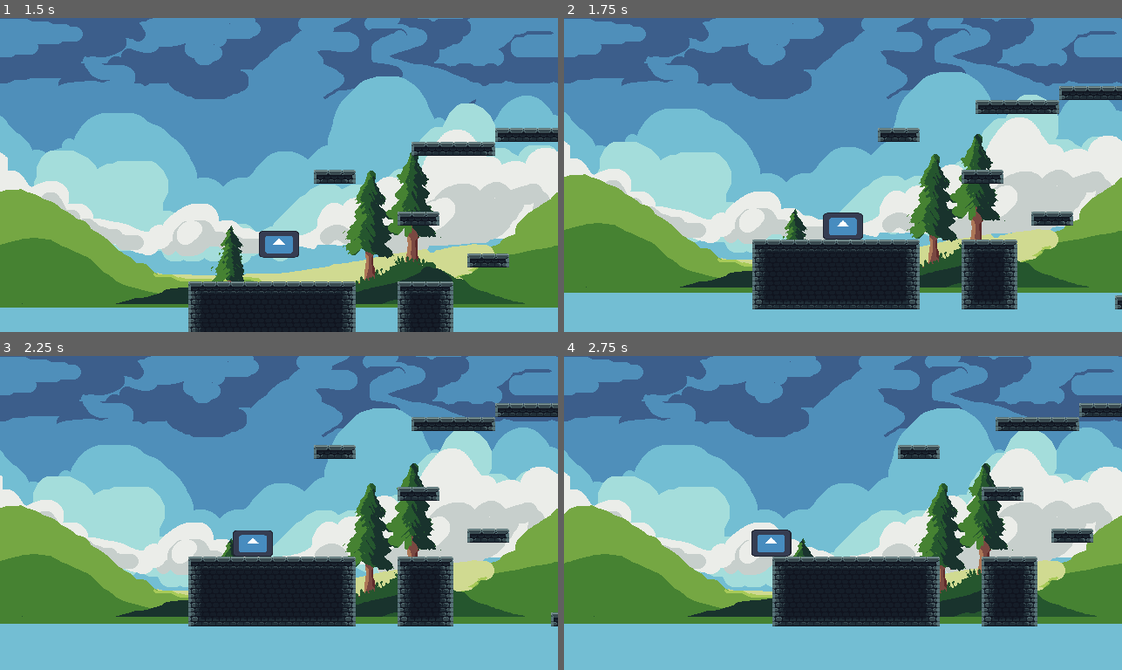
Above: before the commit, frames 1-4 (two rows, left to right).
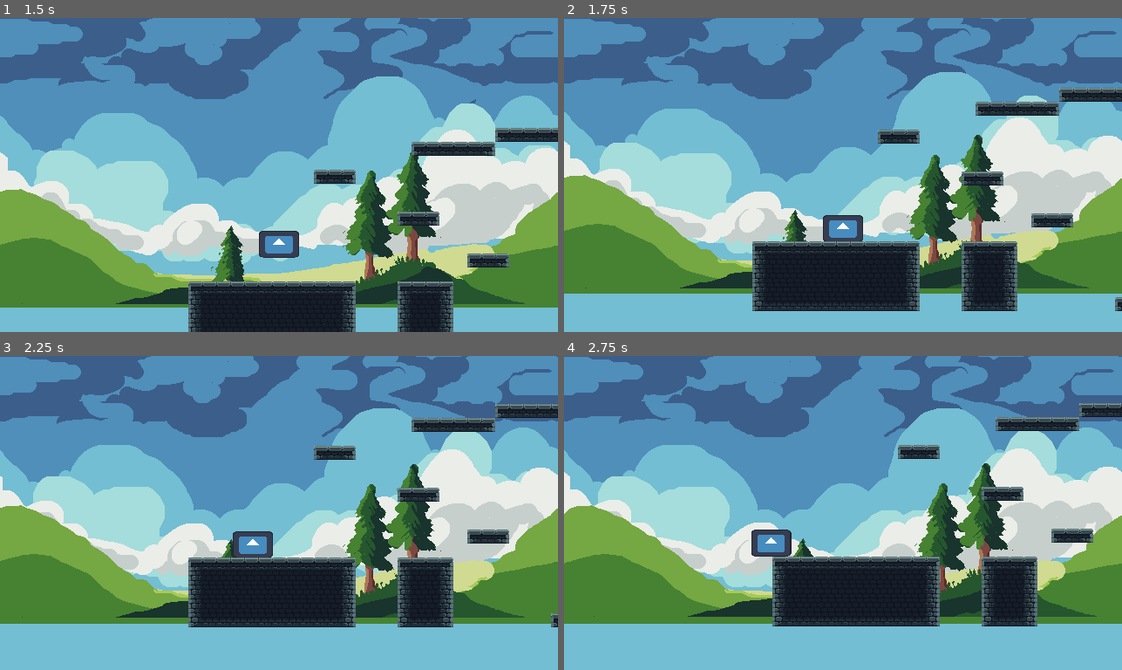
Above: after the commit, the same moments.

Repository: Robocraft999/ScalesToScale
Game: Godot game, scene res://scenes/levels/level_1.tscn
The game is run twice, just before and just after one commit, with the same random seed, the same clock (stepped at 60 frames per second) and the same inputs. This scene is started directly instead of the project's main scene. The engine's default icon, where the game draws it, is replaced by a stand-in: a white triangle on a blue panel in a dark square.
Inputs (mouse positions are in pixels of both pictures, inside the frame that each line leads up to):
- Up to frame 1 (1.5 s): tap Enter at 0.5 s; move the mouse to (401, 159) at 0.52 s; hold D (move_right) 0.53-1.25 s; hold Space (dash) 0.53-1.25 s; click (401, 159) at 0.67 s; tap Up (jump) at 0.77 s; drag from (167, 190) to (251, 237) at 1.27 s
- Up to frame 2 (1.75 s): no input
- Up to frame 3 (2.25 s): move the mouse to (334, 443) at 2.02 s; hold A (move_left) from 2.03 s (still down); tap Mouse wheel up (mouse_wheel_up) at 2.1 s
- Up to frame 4 (2.75 s): keep holding A (move_left)

Frame 1 is identical in both runs. In frame 2, 5.5% of the frame differs, in the area x 0-100%, y 21-94%; in frame 3, 4.2%; in frame 4, nothing differs.

Commit message:
Better Level Outro Animation

Diff:
--- a/scenes/levels/level_1.tscn
+++ b/scenes/levels/level_1.tscn
@@ -20,7 +20,7 @@
 tracks/0/interp = 1
 tracks/0/loop_wrap = true
 tracks/0/keys = {
-"times": PackedFloat32Array(0, 1.73333),
+"times": PackedFloat32Array(0, 1.86667),
 "transitions": PackedFloat32Array(1, 1),
 "update": 1,
 "values": [false, true]
@@ -54,7 +54,7 @@
 tracks/3/interp = 1
 tracks/3/loop_wrap = true
 tracks/3/keys = {
-"times": PackedFloat32Array(2),
+"times": PackedFloat32Array(1.7),
 "transitions": PackedFloat32Array(1),
 "values": [{
 "args": [],
@@ -77,7 +77,8 @@
 
 [node name="Player" parent="." instance=ExtResource("1_somil")]
 unique_name_in_owner = true
-position = Vector2(256, 367)
+position = Vector2(256, 1.60693)
+allow_movement = false
 SPEED = 150.0
 
 [node name="BGLayer" type="TileMapLayer" parent="."]
--- a/scenes/levels/tutorial_0.tscn
+++ b/scenes/levels/tutorial_0.tscn
@@ -13,6 +13,7 @@
 [ext_resource type="Script" path="res://scripts/better_camera.gd" id="11_yt4kr"]
 [ext_resource type="PackedScene" uid="uid://bb53neelkiux7" path="res://scenes/parallax_background.tscn" id="12_ucxvc"]
 [ext_resource type="Script" path="res://scripts/end_animator.gd" id="13_4l13b"]
+[ext_resource type="Script" path="res://scripts/shaker.gd" id="13_kipkx"]
 [ext_resource type="Script" path="res://scripts/shaker_animator.gd" id="14_37g71"]
 
 [sub_resource type="Animation" id="Animation_wqt0i"]
@@ -131,13 +132,16 @@
 watched_action_name = &"move_left"
 
 [node name="Player" parent="." instance=ExtResource("2_0echh")]
+unique_name_in_owner = true
 position = Vector2(326, 165)
 
 [node name="BGLayer" type="TileMapLayer" parent="."]
+position = Vector2(0, -32)
 tile_map_data = PackedByteArray("AAABABQAAAACAAIAAAACABQAAAACAAIAAAADABQAAAACAAIAAAAEABQAAAACAAIAAAAFABQAAAACAAIAAAAGAB …(5328 unchanged characters)…
 tile_set = ExtResource("1_sjhpa")
 
 [node name="FGLayer" type="TileMapLayer" parent="."]
+position = Vector2(0, -32)
 tile_map_data = PackedByteArray("AAAAABAAAAADAAAAAAAOABAAAAADAAAAAAAgABAAAAADAAAAAAAUABAAAAABAAAAAAAFABAAAAABAAAAAAAIABAAAAACAAAAAAAkAA0AAAACAAAAAAA=")
 tile_set = ExtResource("1_sjhpa")
 collision_enabled = false
@@ -157,6 +161,7 @@
 size_flags_horizontal = 4
 visible_characters = 0
 visible_ratio = 0.0
+metadata/_edit_use_anchors_ = true
 
 [node name="AnimationPlayer" type="AnimationPlayer" parent="."]
 libraries = {
@@ -165,10 +170,11 @@
 autoplay = "Tutorial0"
 
 [node name="Collectible" type="Area2D" parent="." node_paths=PackedStringArray("type")]
-position = Vector2(112, 256)
+position = Vector2(96, 216)
 collision_mask = 2
 script = ExtResource("9_ofmtq")
 type = NodePath("..")
+metadata/_edit_group_ = true
 
 [node name="CollisionShape2D" type="CollisionShape2D" parent="Collectible"]
 shape = SubResource("RectangleShape2D_3mgu4")
@@ -184,6 +190,10 @@
 script = ExtResource("11_yt4kr")
 follow_node = NodePath("../Player")
 
+[node name="CameraShaker" type="Node2D" parent="Camera2D"]
+unique_name_in_owner = true
+script = ExtResource("13_kipkx")
+
 [node name="EndAnimator" type="Node" parent="."]
 script = ExtResource("13_4l13b")
 
--- a/scripts/end_animator.gd
+++ b/scripts/end_animator.gd
@@ -12,7 +12,7 @@
 	cam.follow_node = flag
 	cam.dead_zone = Vector2.ZERO
 	var tween = create_tween()
-	tween.tween_property(cam, "zoom", Vector2(3,3), 3)
+	tween.tween_property(cam, "zoom", Vector2(2, 2), 2)
 	tween.chain().tween_property(player, "position", Vector2(player.position.x, 0), 3)
 	tween.finished.connect(func(): SceneLoader.load_level_scene_by_name("MainMenu"))
 	await get_tree().create_timer(0.5).timeout
--- a/scripts/levels/level_1.gd
+++ b/scripts/levels/level_1.gd
@@ -1,8 +1,7 @@
 extends Node2D
 
 func start_animation_finished() -> void:
-	%CameraShaker.shake_strength = 15.0
-	%CameraShaker.shake_x = false
+	%CameraShaker.shake_strength = Vector2(0, 15.0)
 	%CameraShaker.shake_decay_rate = 1.0
 	await get_tree().create_timer(0.5).timeout
-	%CameraShaker.shake_strength = 0.0
+	%CameraShaker.shake_strength = Vector2.ZERO
--- a/scripts/shaker.gd
+++ b/scripts/shaker.gd
@@ -3,10 +3,10 @@
 
 @export_range(0.0, 50.0, 1, "or_greater")    var shake_decay_rate := 1.0
 @export_range(1.0, 50.0, 1, "or_greater")    var shake_roughness  := 50
-@export_range(0.0, 100.0, 1.0, "or_greater") var shake_strength   := 0.0
-@export var shake_x                 := true
-@export var shake_y                 := true
-@export var target: NodePath         = ".."
+@export var shake_strength           := Vector2.ZERO
+@export var shake_x                  := true
+@export var shake_y                  := true
+@export var target: NodePath          = ".."
 @export var property_name: StringName = &"position"
 
 @onready var noise = FastNoiseLite.new()
@@ -31,7 +31,7 @@
 
 func _process(delta: float) -> void:
 	if OptionsManager.enable_screen_shake:
-		shake_strength = lerp(shake_strength, 0.0, shake_decay_rate * delta)
+		shake_strength = lerp(shake_strength, Vector2.ZERO, shake_decay_rate * delta)
 
 		apply_property_diff(-last_offset)
 		last_offset = get_shake() * shake_strength
--- a/scripts/shaker_animator.gd
+++ b/scripts/shaker_animator.gd
@@ -10,7 +10,6 @@
 
 func _on_player_landed_on_floor(impact_velocity: Vector2) -> void:
 	var squashed_speed = atan(impact_velocity.y / 100) * 5
-	camera_shaker.shake_x = false
-	camera_shaker.shake_strength = squashed_speed
+	camera_shaker.shake_strength = Vector2(0.0, squashed_speed)
 	camera_shaker.shake_roughness = 15.0
 	camera_shaker.shake_decay_rate = 5.0
Not shown: 1 places in scenes/levels/tutorial_0.tscn that only renumber resources
